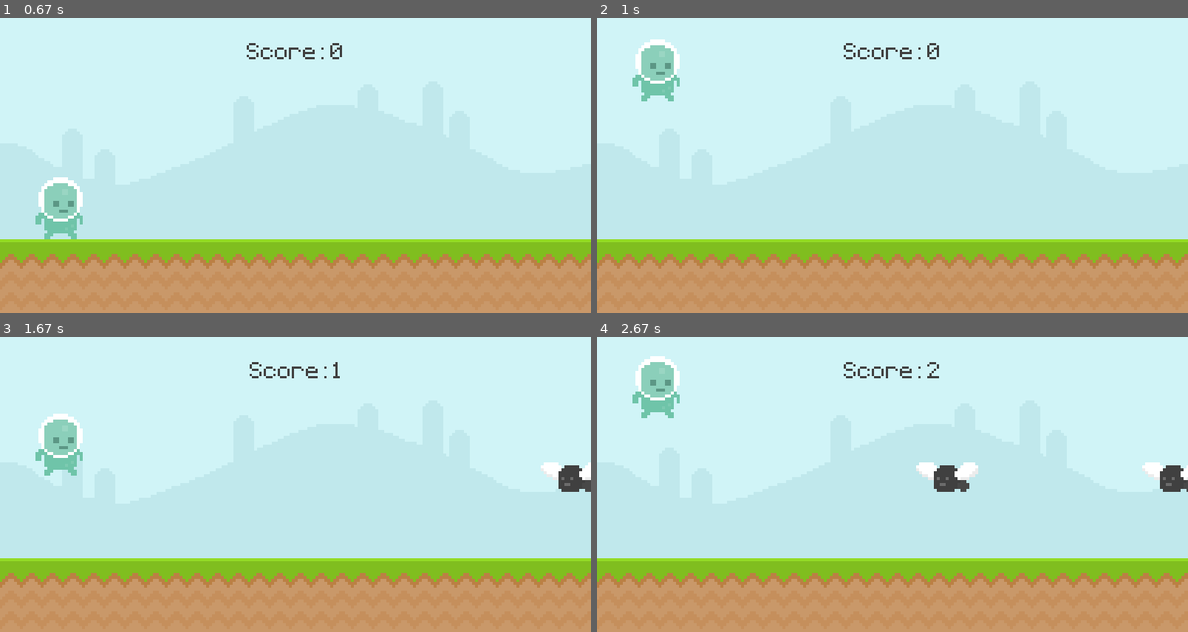
Above: before the commit, frames 1-4 (two rows, left to right).
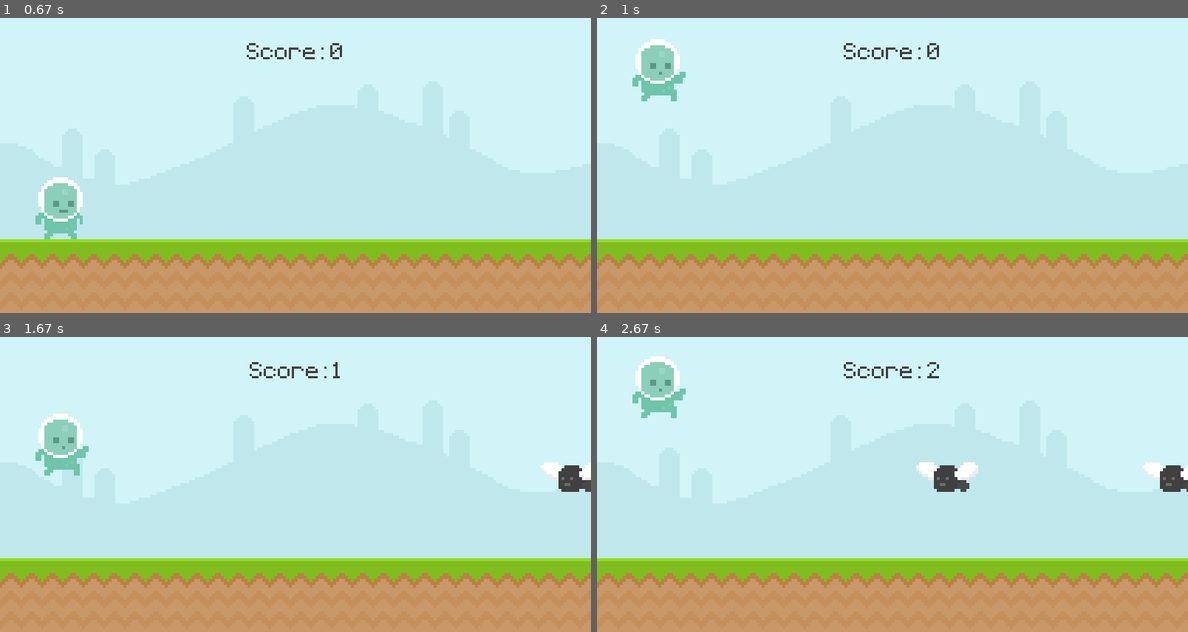
Above: after the commit, the same moments.

Repository: atrox3d/ultimate-introduction-to-pygame
Game: pygame game, started from main.py
Two runs of this game, one before a commit and one after it. Both use one fixed random seed, a clock stepped at 60 frames per second and the inputs below.
Inputs (mouse positions are in pixels of both pictures, inside the frame that each line leads up to):
- Up to frame 1 (0.67 s): tap Space at 0.33 s
- Up to frame 2 (1 s): click (656, 206) at 0.72 s
- Up to frame 3 (1.67 s): click (59, 525) at 1.55 s
- Up to frame 4 (2.67 s): tap Space at 2.33 s

Frame 1 is identical in both runs. In frame 2, 0.1% of the frame differs, in the area x 10-15%, y 18-29%; in frame 3, 0.1%; in frame 4, 0.1%.

Commit message:
animate player

Diff:
--- a/main.py
+++ b/main.py
@@ -54,6 +54,23 @@
     return True
 
 
+def player_animation():
+    """
+    display walking animation if player on floor
+    display jump if player in air
+
+    :return:
+    """
+    global player, player_index
+
+    if player_rect.bottom < 300:
+        player = player_jump
+    else:
+        player_index += 0.1
+        if player_index >= len(player_walk): player_index = 0
+        player = player_walk[int(player_index)]
+
+
 pygame.init()                                                       # initialize engine
 width = 800
 height = 400
@@ -92,9 +109,17 @@
 
 obstacle_rect_list = []
 #
-player_img = 'graphics/Player/player_walk_1.png'
-player = pygame.image.load(player_img).convert_alpha()              # load player and convert respecting alpha channel
+player_walk1 = 'graphics/Player/player_walk_1.png'
+player_walk1 = pygame.image.load(player_walk1).convert_alpha()      # load player and convert respecting alpha channel
+player_walk2 = 'graphics/Player/player_walk_2.png'
+player_walk2 = pygame.image.load(player_walk2).convert_alpha()      # load player and convert respecting alpha channel
+player_walk = [player_walk1, player_walk2]
+player_index = 0
+player_jump = 'graphics/Player/jump.png'
+player_jump = pygame.image.load(player_jump).convert_alpha()        # load player and convert respecting alpha channel
+
 # player_rect = pygame.rect(left, top, width, height)
+player = player_walk[player_index]
 player_rect = player.get_rect(midbottom=(80, 300))
 player_gravity = 0
 #
@@ -174,6 +199,7 @@
         if player_gravity < 200: player_gravity += 1                # calc gravity acceleration
         player_rect.bottom += player_gravity                        # apply gravity to player, if jumping
         if player_rect.bottom >= 300: player_rect.bottom = 300      # stop at terrain
+        player_animation()
         screen.blit(player, player_rect)                            # draw player using rect
         #
         obstacle_movement(obstacle_rect_list)                       # update enemies on screen
